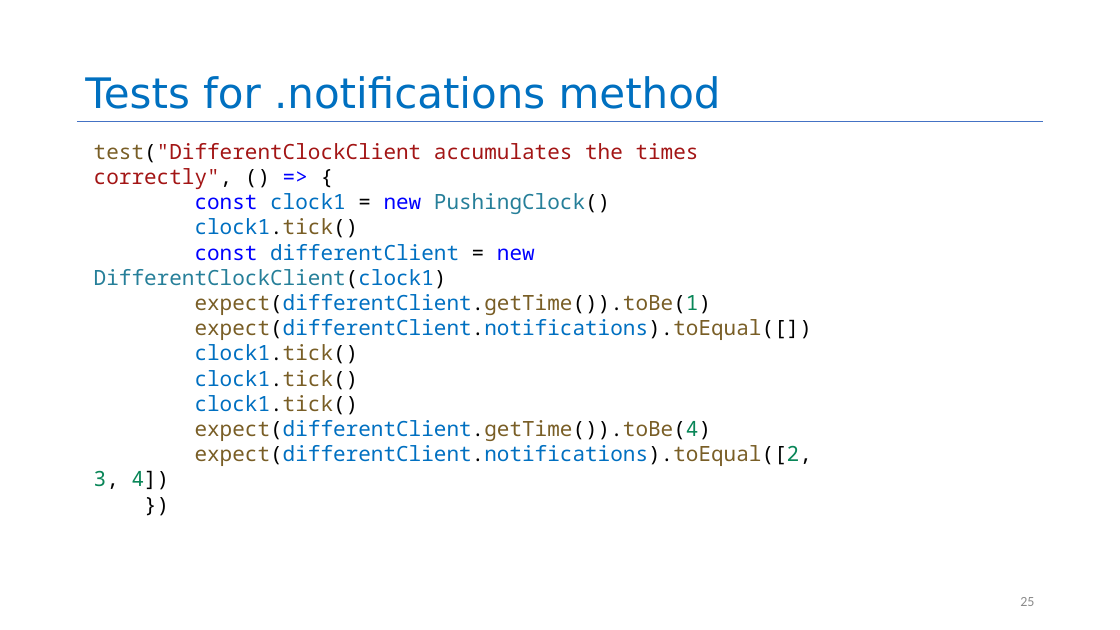
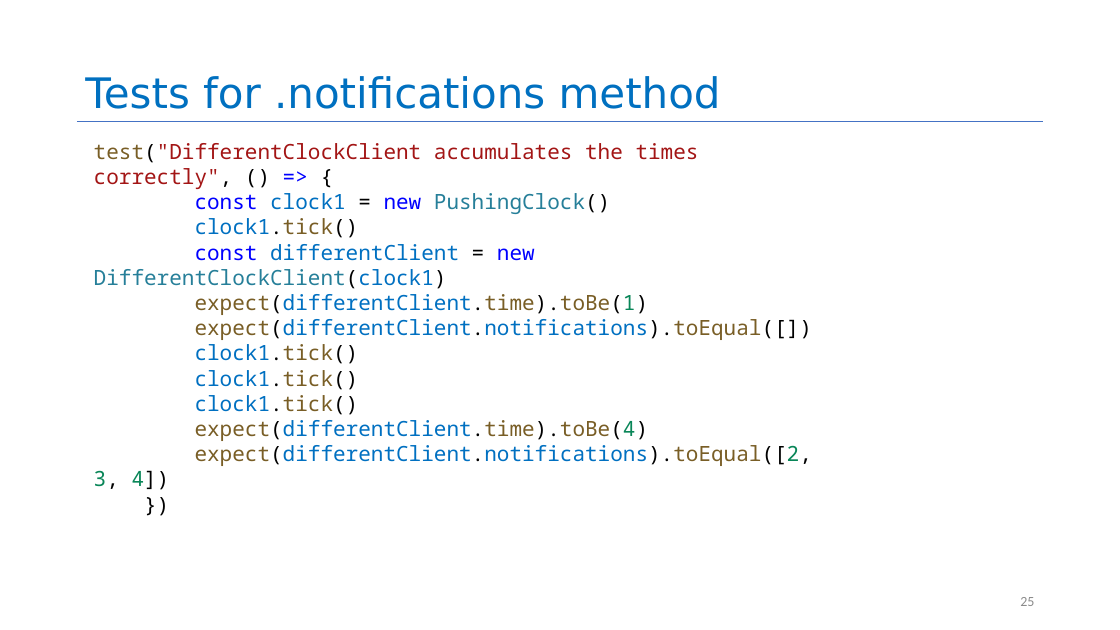
Before and after one commit to neu-se/CS4530-Spring-2025, a slide deck: slide 25 of Slides/Module 05 Interaction-Level Design Patterns.pptx. Drawn at 1120x630 pixels with LibreOffice and Linux fonts; fonts in the diff are those of the drawing. Boxes give left, top, right and bottom in pixels: in the first picture for what was removed or moved away, otherwise in the second. Text is boxed around its words. In the diff, an @@ line names an element or a change of style, - is before the commit and + after.

```diff
--- a/Slides/Module 05 Interaction-Level Design Patterns.pptx
+++ b/Slides/Module 05 Interaction-Level Design Patterns.pptx
@@ text at box(195, 294, 649, 315): text changed; text colour #795E26 to #0070C1 @@
-expect(differentClient.getTime()).toBe(1)
+expect(differentClient.time).toBe(1)
@@ text at box(195, 420, 649, 441): text changed; text colour #795E26 to #0070C1 @@
-expect(differentClient.getTime()).toBe(4)
+expect(differentClient.time).toBe(4)
```
Also in this commit, not shown: 20 other slides changed, 2 slides added, 3 slides removed, 1 other file.
